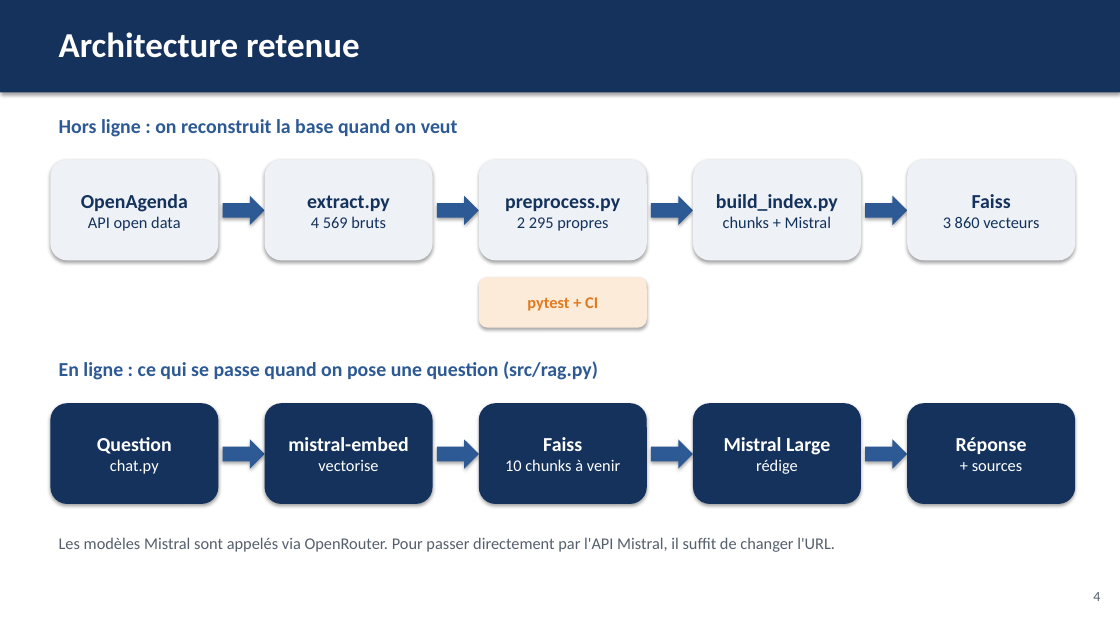
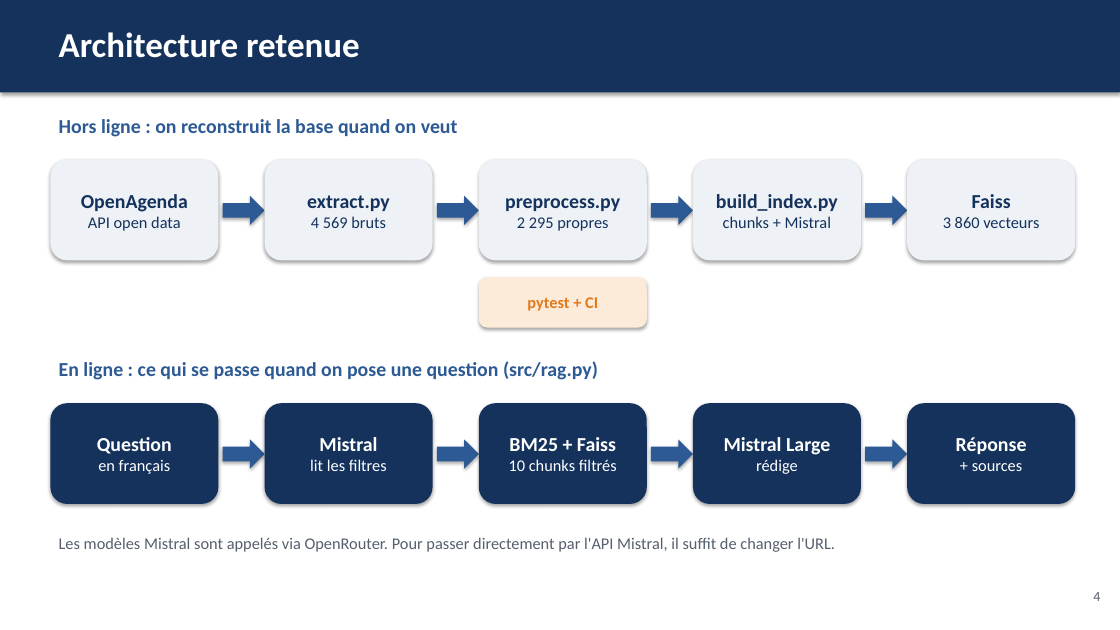
Before and after one commit to Matz-ai/concevoir-et-deployer-un-systeme-rag, a slide deck: slide 4 of livrables/presentation.pptx. Drawn at 1120x630 pixels with LibreOffice and Linux fonts; fonts in the diff are those of the drawing. Boxes give left, top, right and bottom in pixels: in the first picture for what was removed or moved away, otherwise in the second. Text is boxed around its words. In the diff, an @@ line names an element or a change of style, - is before the commit and + after.

```diff
--- a/livrables/presentation.pptx
+++ b/livrables/presentation.pptx
@@ text in rounded rectangle at (x1=310, y1=437, x2=387, y2=471): text changed; size 17 to 14 pt; bold off @@
-mistral-embed
-vectorise
+Mistral
+lit les filtres
@@ text in rounded rectangle at (x1=509, y1=437, x2=617, y2=471): text changed @@
-Faiss
-10 chunks à venir
+BM25 + Faiss
+10 chunks filtrés
@@ text in rounded rectangle at (x1=98, y1=460, x2=171, y2=474): text changed @@
-chat.py
+en français
```
Also in this commit, not shown: 5 other slides changed, 1 slide added, 3 slides removed, 4 other files.
